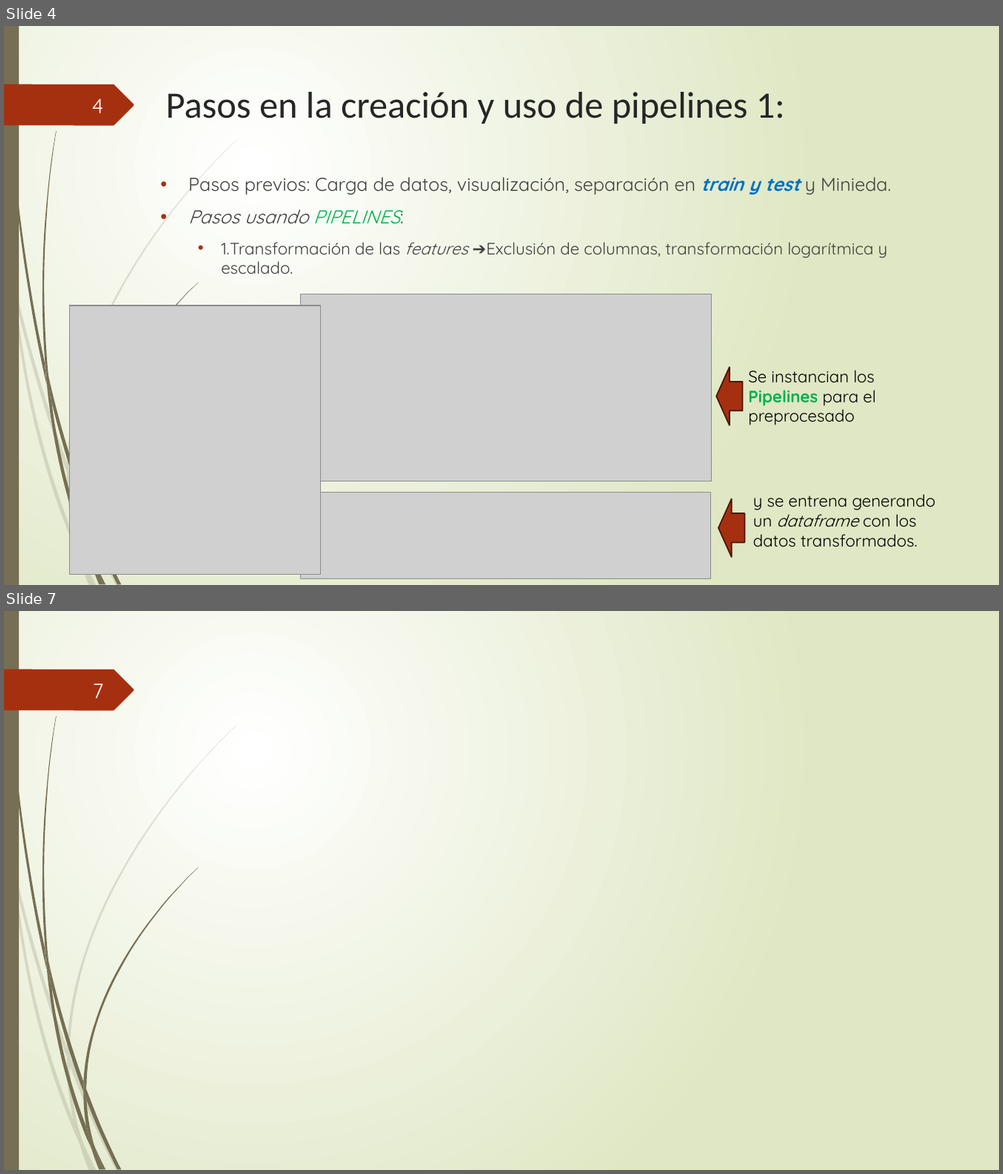
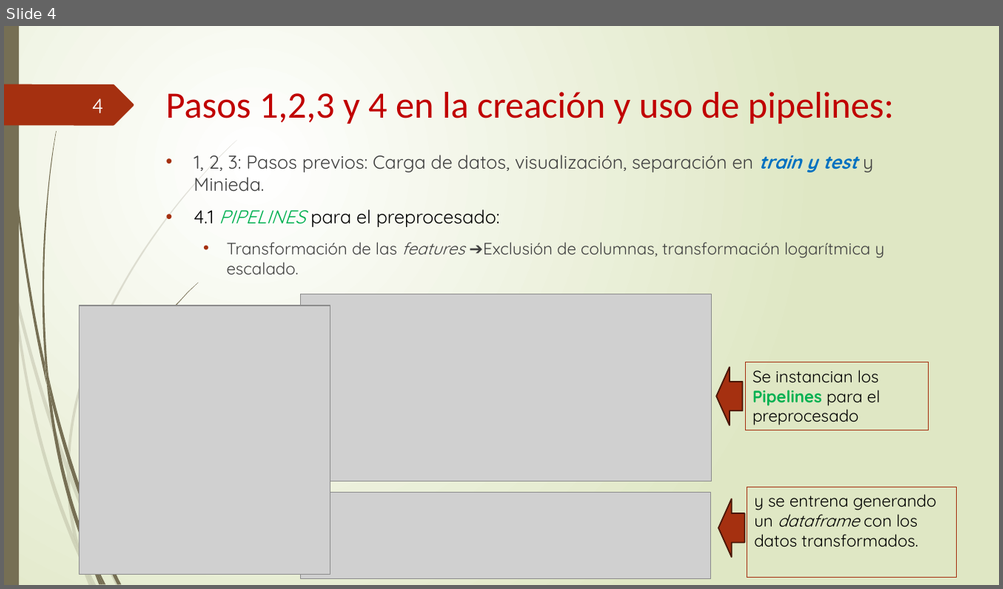
Before and after one commit to somm14/Pipelines_practica, a slide deck: Presentación_PIPELINES.pptx. Shown one above the other, each under a label of ours: slides 4 and 7 before the commit, slide 4 after it; the slides between them are not shown. The pictures are 1003x1174 and 1003x589 pixels, drawn with LibreOffice and Linux fonts; fonts in the diff are those of the drawing; grey boxes stand for pictures. Boxes give left, top, right and bottom in pixels: in the first picture for what was removed or moved away, otherwise in the second. Text is boxed around its words. In the diff, an @@ line names an element or a change of style, - is before the commit and + after.

```diff
--- a/Presentación_PIPELINES.pptx
+++ b/Presentación_PIPELINES.pptx
@@ slide 7 removed at (x1=4, y1=611, x2=999, y2=1170), background gradient #FFFFFF to #DFE8C4; not listed: 22 template elements that a slide beside it also shows @@
@@ page number removed at (x1=93, y1=684, x2=104, y2=698) @@
-7
@@ freeform shape removed at (x1=83, y1=1092, x2=94, y2=1147) @@
@@ freeform shape removed at (x1=83, y1=1082, x2=86, y2=1100) @@
@@ slide 4 changed as well @@
@@ title at (x1=166, y1=92, x2=893, y2=124): text changed; text colour #262626 to #C00000 @@
-Pasos en la creación y uso de pipelines 1:
+Pasos 1,2,3 y 4 en la creación y uso de pipelines:
@@ text at (x1=193, y1=155, x2=885, y2=275): text changed @@
-• Pasos previos: Carga de datos, visualización, separación en train y test y Minieda.
-• Pasos usando PIPELINES:
-  • 1.Transformación de las features ➔Exclusión de columnas, transformación logarítmica y escalado.
+• 1, 2, 3: Pasos previos: Carga de datos, visualización, separación en train y test y Minieda.
+• 4.1 PIPELINES para el preprocesado:
+  • Transformación de las features ➔Exclusión de columnas, transformación logarítmica y escalado.
@@ picture moved from (x1=70, y1=306, x2=320, y2=575) to (x1=79, y1=306, x2=330, y2=575) @@
@@ rectangle "Se instancian los Pipelines para ..." at (x1=745, y1=363, x2=928, y2=430): outline none to #A53010 0.75 pt @@
@@ rectangle "Se instancian los Pipelines para ..." resized from (x1=748, y1=370, x2=876, y2=426) to (x1=745, y1=363, x2=928, y2=430) @@
@@ rectangle "y se entrena generando un ..." resized from (x1=753, y1=494, x2=936, y2=548) to (x1=746, y1=487, x2=956, y2=577) @@
@@ rectangle "y se entrena generando un ..." at (x1=746, y1=487, x2=956, y2=577): outline none to #A53010 0.75 pt @@
```
Also in this commit, not shown: 5 other slides changed, 3 slides added.
